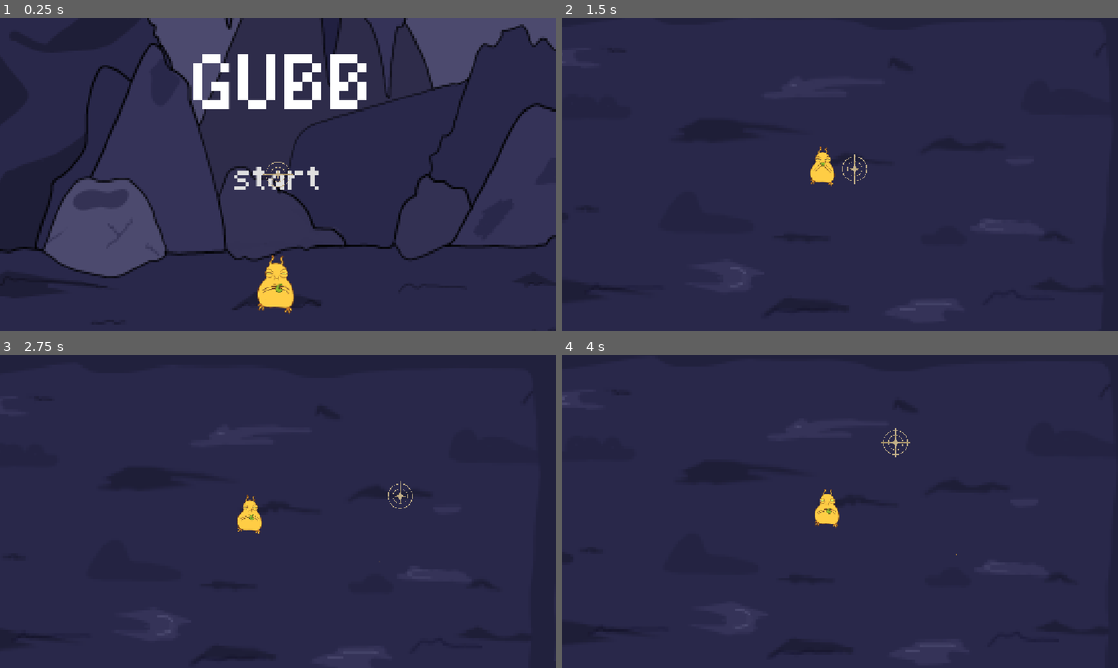
Above: before the commit, frames 1-4 (two rows, left to right).
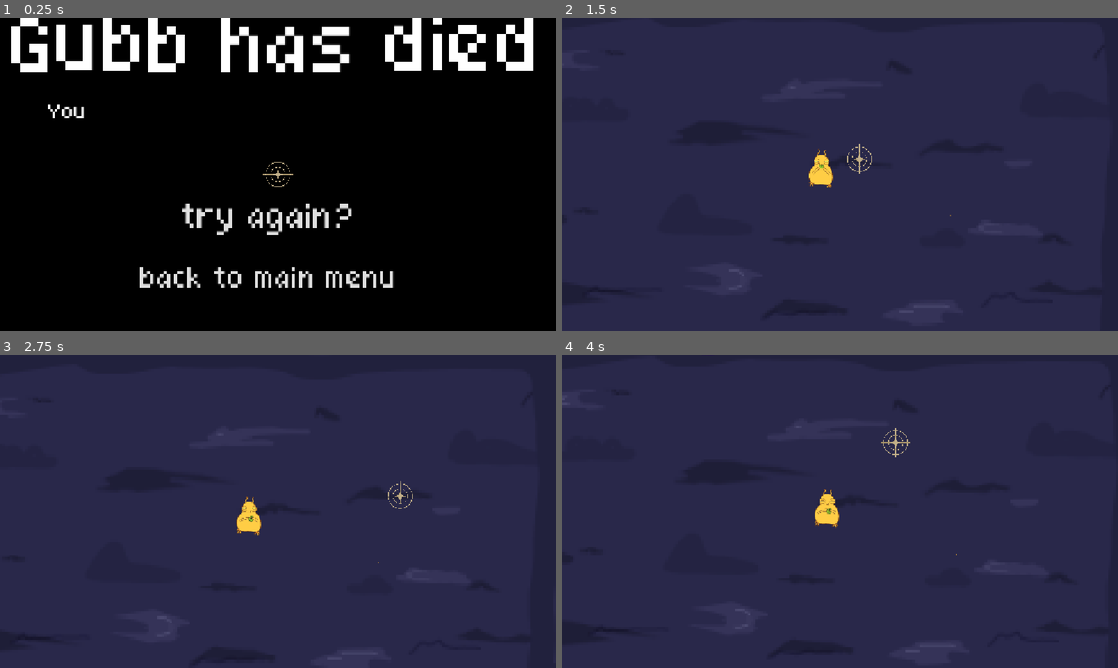
Above: after the commit, the same moments.

Repository: KittyNinjakato/Teenager-Game-Jam
Game: Godot game, scene res://scenes/death.tscn
Two runs of this game, one before a commit and one after it. Both use one fixed random seed, a clock stepped at 60 frames per second and the inputs below. Before the commit the project starts from res://scenes/start menu.tscn.
Inputs (mouse positions are in pixels of both pictures, inside the frame that each line leads up to):
- Up to frame 1 (0.25 s): no input
- Up to frame 2 (1.5 s): click (828, 280) at 0.5 s, where only the run after the commit has a clickable "back to main menu"; click "start" at 1.25 s
- Up to frame 3 (2.75 s): move the mouse to (400, 495) at 2.02 s; click (400, 495) at 2.1 s
- Up to frame 4 (4 s): move the mouse to (728, 527) at 2.77 s; tap F (f_ability) at 2.85 s; move the mouse to (895, 442) at 3.52 s; click (895, 442) at 3.6 s

The runs differ from the first frame. In frame 1, 98% of the frame differs, in the area x 0-100%, y 0-100%; in frame 2, 0.3%; in frame 3, 0.2%; in frame 4, less than 0.1%.

Commit message:
Death
Death screen where it says how many waves you survived and lets you go to the main menu or back to the game

Diff:
--- a/just-a-lil-guy/project.godot
+++ b/just-a-lil-guy/project.godot
@@ -11,7 +11,7 @@
 [application]
 
 config/name="Just a lil guy"
-run/main_scene="uid://cdpyedoi7ycs3"
+run/main_scene="uid://bmgtmpb2kt3ga"
 config/features=PackedStringArray("4.7", "Forward Plus")
 config/icon="res://icon.svg"
 
--- /dev/null
+++ b/just-a-lil-guy/scenes/death.tscn
@@ -0,0 +1,106 @@
+[gd_scene format=3 uid="uid://bmgtmpb2kt3ga"]
+
+[ext_resource type="FontFile" uid="uid://dw2k07uysqtkx" path="res://sprites/quaver.ttf" id="1_0hhgj"]
+[ext_resource type="Script" uid="uid://byridnuv1xy8r" path="res://scrips/death.gd" id="1_q1r8t"]
+[ext_resource type="Script" uid="uid://bpunvjharftnf" path="res://scrips/rich_text_label_2.gd" id="2_w8wr1"]
+[ext_resource type="PackedScene" uid="uid://bvlmnjxvei21u" path="res://scenes/mouse.tscn" id="3_tjai8"]
+
+[sub_resource type="StyleBoxFlat" id="StyleBoxFlat_6up1m"]
+bg_color = Color(0.6, 0.6, 0.6, 0)
+
+[sub_resource type="StyleBoxEmpty" id="StyleBoxEmpty_w0no0"]
+
+[sub_resource type="StyleBoxFlat" id="StyleBoxFlat_7205l"]
+bg_color = Color(0.6, 0.6, 0.6, 0)
+
+[sub_resource type="StyleBoxEmpty" id="StyleBoxEmpty_2m3wi"]
+
+[sub_resource type="StyleBoxEmpty" id="StyleBoxEmpty_3l7jp"]
+
+[node name="Death" type="Node2D" unique_id=1646877120]
+script = ExtResource("1_q1r8t")
+
+[node name="ColorRect" type="ColorRect" parent="." unique_id=321708796]
+offset_left = -96.0
+offset_top = -79.0
+offset_right = -56.0
+offset_bottom = -39.0
+scale = Vector2(33.912262, 20.823183)
+color = Color(0, 0, 0, 1)
+
+[node name="RichTextLabel" type="RichTextLabel" parent="." unique_id=1679940540]
+anchors_preset = 5
+anchor_left = 0.5
+anchor_right = 0.5
+offset_left = 15.0
+offset_top = 22.0
+offset_right = 1184.0
+offset_bottom = 182.0
+grow_horizontal = 2
+theme_override_fonts/normal_font = ExtResource("1_0hhgj")
+theme_override_font_sizes/normal_font_size = 152
+bbcode_enabled = true
+text = "[shake rate = 30 level=20 connected=1]Gubb has died[/shake]"
+fit_content = true
+tab_size = 7
+visible_characters_behavior = 1
+
+[node name="RichTextLabel2" type="RichTextLabel" parent="." unique_id=784420516]
+offset_left = 93.0
+offset_top = 204.0
+offset_right = 1035.0
+offset_bottom = 447.0
+size_flags_horizontal = 4
+theme_override_fonts/normal_font = ExtResource("1_0hhgj")
+theme_override_font_sizes/normal_font_size = 40
+visible_characters_behavior = 1
+script = ExtResource("2_w8wr1")
+
+[node name="Sprite2D" parent="." unique_id=851941238 instance=ExtResource("3_tjai8")]
+position = Vector2(569.99994, 349.99997)
+
+[node name="main menu" type="Button" parent="." unique_id=184388614]
+offset_left = 246.0
+offset_top = 534.0
+offset_right = 854.0
+offset_bottom = 606.0
+size_flags_horizontal = 4
+theme_override_colors/font_pressed_color = Color(0.6666667, 0.5568628, 0.7411765, 1)
+theme_override_colors/font_hover_color = Color(0.4, 0.3019608, 0.46666667, 1)
+theme_override_colors/font_hover_pressed_color = Color(0.4, 0.3019608, 0.46666667, 1)
+theme_override_fonts/font = ExtResource("1_0hhgj")
+theme_override_font_sizes/font_size = 56
+theme_override_styles/normal = SubResource("StyleBoxFlat_6up1m")
+theme_override_styles/pressed = SubResource("StyleBoxEmpty_w0no0")
+theme_override_styles/hover = SubResource("StyleBoxFlat_7205l")
+theme_override_styles/disabled = SubResource("StyleBoxEmpty_2m3wi")
+theme_override_styles/focus = SubResource("StyleBoxEmpty_3l7jp")
+text = "back to main menu"
+metadata/_edit_use_anchors_ = true
+
+[node name="try again" type="Button" parent="." unique_id=2007302941]
+anchors_preset = 8
+anchor_left = 0.5
+anchor_top = 0.5
+anchor_right = 0.5
+anchor_bottom = 0.5
+offset_left = 371.0
+offset_top = 408.0
+offset_right = 731.0
+offset_bottom = 480.0
+grow_horizontal = 2
+grow_vertical = 2
+theme_override_colors/font_pressed_color = Color(0.6666667, 0.5568628, 0.7411765, 1)
+theme_override_colors/font_hover_color = Color(0.4, 0.3019608, 0.46666667, 1)
+theme_override_colors/font_hover_pressed_color = Color(0.4, 0.3019608, 0.46666667, 1)
+theme_override_fonts/font = ExtResource("1_0hhgj")
+theme_override_font_sizes/font_size = 64
+theme_override_styles/normal = SubResource("StyleBoxFlat_6up1m")
+theme_override_styles/pressed = SubResource("StyleBoxEmpty_w0no0")
+theme_override_styles/hover = SubResource("StyleBoxFlat_7205l")
+theme_override_styles/disabled = SubResource("StyleBoxEmpty_2m3wi")
+theme_override_styles/focus = SubResource("StyleBoxEmpty_3l7jp")
+text = "try again?"
+
+[connection signal="pressed" from="main menu" to="." method="_on_main_menu_pressed"]
+[connection signal="pressed" from="try again" to="." method="_on_try_again_pressed"]
--- a/just-a-lil-guy/scenes/start menu.tscn
+++ b/just-a-lil-guy/scenes/start menu.tscn
@@ -109,23 +109,6 @@
 grow_vertical = 2
 script = ExtResource("1_e6whn")
 
-[node name="Label" type="Label" parent="." unique_id=2112903315]
-z_index = 5
-layout_mode = 1
-anchors_preset = -1
-anchor_left = 0.5
-anchor_top = 0.12345679
-anchor_right = 0.5
-anchor_bottom = 0.12345679
-offset_left = -80.0
-offset_right = 80.0
-offset_bottom = 64.0
-grow_horizontal = 2
-theme_override_fonts/font = ExtResource("1_1cst2")
-theme_override_font_sizes/font_size = 152
-text = "GUBB"
-metadata/_edit_use_anchors_ = true
-
 [node name="Mouse" parent="." unique_id=851941238 instance=ExtResource("3_wb4mf")]
 z_index = 4096
 position = Vector2(563, 329.99997)
@@ -136,7 +119,7 @@
 texture = ExtResource("2_wb4mf")
 
 [node name="GUBB" type="AnimatedSprite2D" parent="." unique_id=776505492]
-position = Vector2(836.00006, 626)
+position = Vector2(852, 597)
 scale = Vector2(0.9, 0.9)
 sprite_frames = SubResource("SpriteFrames_c4da7")
 animation = &"idle"
@@ -149,10 +132,10 @@
 anchor_top = 0.5
 anchor_right = 0.5
 anchor_bottom = 0.5
-offset_left = -117.0
-offset_top = -14.0
-offset_right = 91.0
-offset_bottom = 58.0
+offset_left = -104.0
+offset_top = -36.0
+offset_right = 104.0
+offset_bottom = 36.0
 grow_horizontal = 2
 grow_vertical = 2
 theme_override_colors/font_pressed_color = Color(0.6666667, 0.5568628, 0.7411765, 1)
@@ -167,4 +150,21 @@
 theme_override_styles/focus = SubResource("StyleBoxEmpty_sb01e")
 text = "start"
 
+[node name="RichTextLabel" type="RichTextLabel" parent="." unique_id=1187900012]
+layout_mode = 1
+anchors_preset = 5
+anchor_left = 0.5
+anchor_right = 0.5
+offset_left = -201.0
+offset_right = 201.0
+offset_bottom = 160.0
+grow_horizontal = 2
+theme_override_fonts/normal_font = ExtResource("1_1cst2")
+theme_override_font_sizes/normal_font_size = 160
+bbcode_enabled = true
+text = "[wave amp = 200 freq = 5 speed = 10 ease = -2.0]GUBB[/wave]"
+fit_content = true
+tab_size = 7
+visible_characters_behavior = 1
+
 [connection signal="pressed" from="Button" to="." method="_on_button_pressed"]
--- /dev/null
+++ b/just-a-lil-guy/scrips/death.gd
@@ -0,0 +1,16 @@
+extends Node2D
+
+
+func _on_main_menu_pressed():
+	reset()
+	get_tree().change_scene_to_file("res://scenes/start menu.tscn")
+
+
+func _on_try_again_pressed():
+	reset()
+	get_tree().change_scene_to_file("res://scenes/game.tscn")
+
+func reset():
+	Global.slime_death = 0
+	Global.wave_end = false
+	Global.wave_num = 0
--- a/just-a-lil-guy/scrips/game_manager.gd
+++ b/just-a-lil-guy/scrips/game_manager.gd
@@ -11,7 +11,7 @@
 	gub_health -= dmg
 	#print("health: " + str(health))
 	if gub_health <= 0:
-		print("You lost!")
+		get_tree().change_scene_to_file("res://scenes/death.tscn")
 	return gub_health
 
 
--- /dev/null
+++ b/just-a-lil-guy/scrips/rich_text_label_2.gd
@@ -0,0 +1,15 @@
+extends RichTextLabel
+const time_to_display_seconds: float = 3
+var message = "You managed to protect Gubb until wave "
+
+func _ready() -> void:
+	$".".text = message + str(Global.wave_num)
+	visible_ratio = 0.0
+	var tween: Tween = create_tween()
+	tween.set_trans(Tween.TRANS_LINEAR)
+	tween.tween_property(
+		self,
+		"visible_ratio",
+		1.0,
+		time_to_display_seconds
+	)
Not shown, added: just-a-lil-guy/scrips/death.gd.uid
Not shown, added: just-a-lil-guy/scrips/rich_text_label_2.gd.uid
